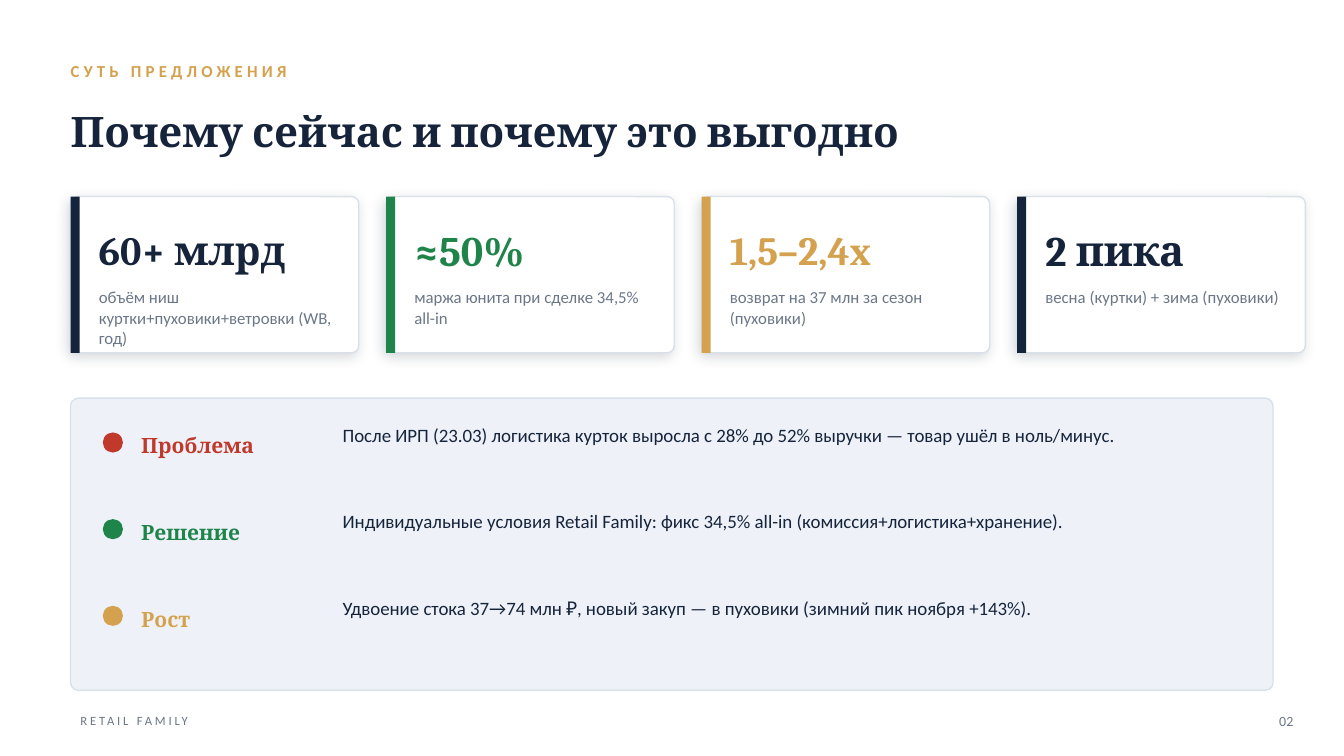
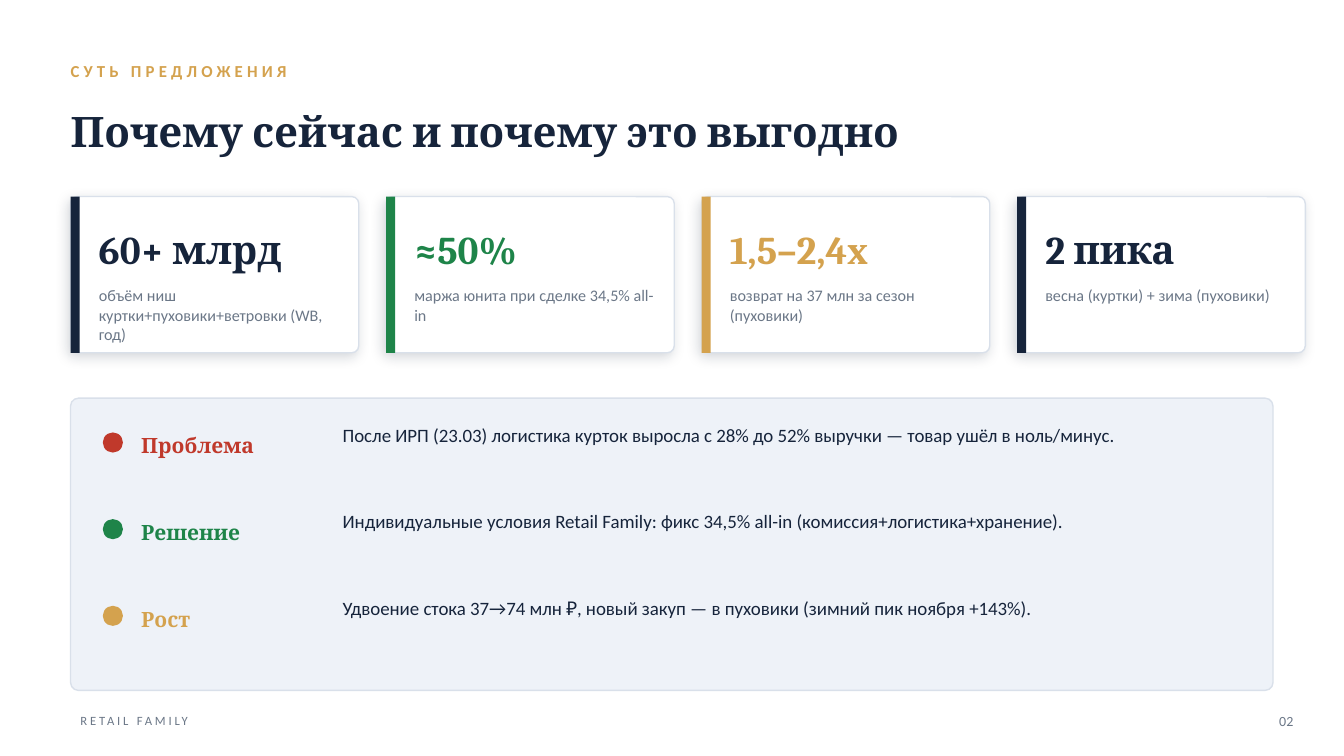
Before and after one commit to mopankratov-cmyk/finance-panel, a slide deck: slide 2 of docs/Retail-Family-Investor.pptx. Drawn at 1344x756 pixels with LibreOffice and Linux fonts; fonts in the diff are those of the drawing. Boxes give left, top, right and bottom in pixels: in the first picture for what was removed or moved away, otherwise in the second. Text is boxed around its words. In the diff, an @@ line names an element or a change of style, - is before the commit and + after.

```diff
--- a/docs/Retail-Family-Investor.pptx
+++ b/docs/Retail-Family-Investor.pptx
@@ text "60+ млрд" at [99,237,281,274]: size 28.6 to 28 pt @@
@@ text "≈50%" at [414,237,517,265]: size 30 to 28 pt @@
@@ text "1,5–2,4x" at [730,237,868,269]: size 28.6 to 28 pt @@
@@ text "2 пика" at [1045,237,1175,265]: size 30 to 28 pt @@
@@ size 12 to 11.5 pt in 4 elements at [99,290,322,343], [414,290,654,321], [730,290,915,324], [1045,289,1269,304] @@
```
Also in this commit, not shown: 10 other slides changed, 1 slide added, 4 other files.
